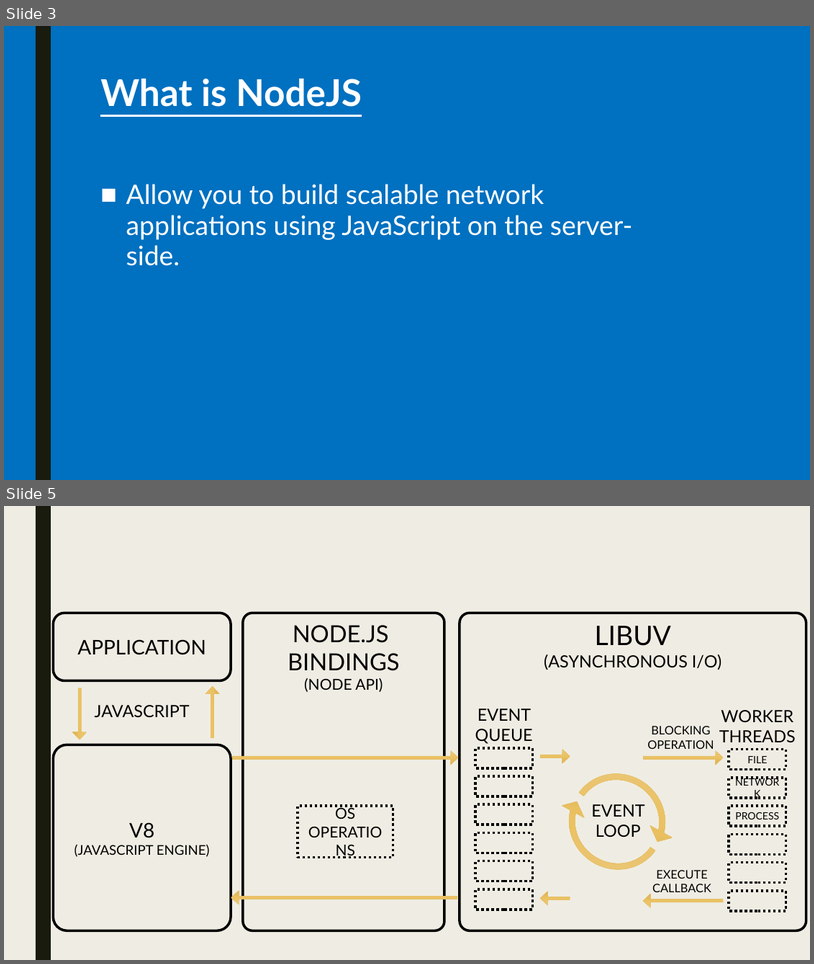
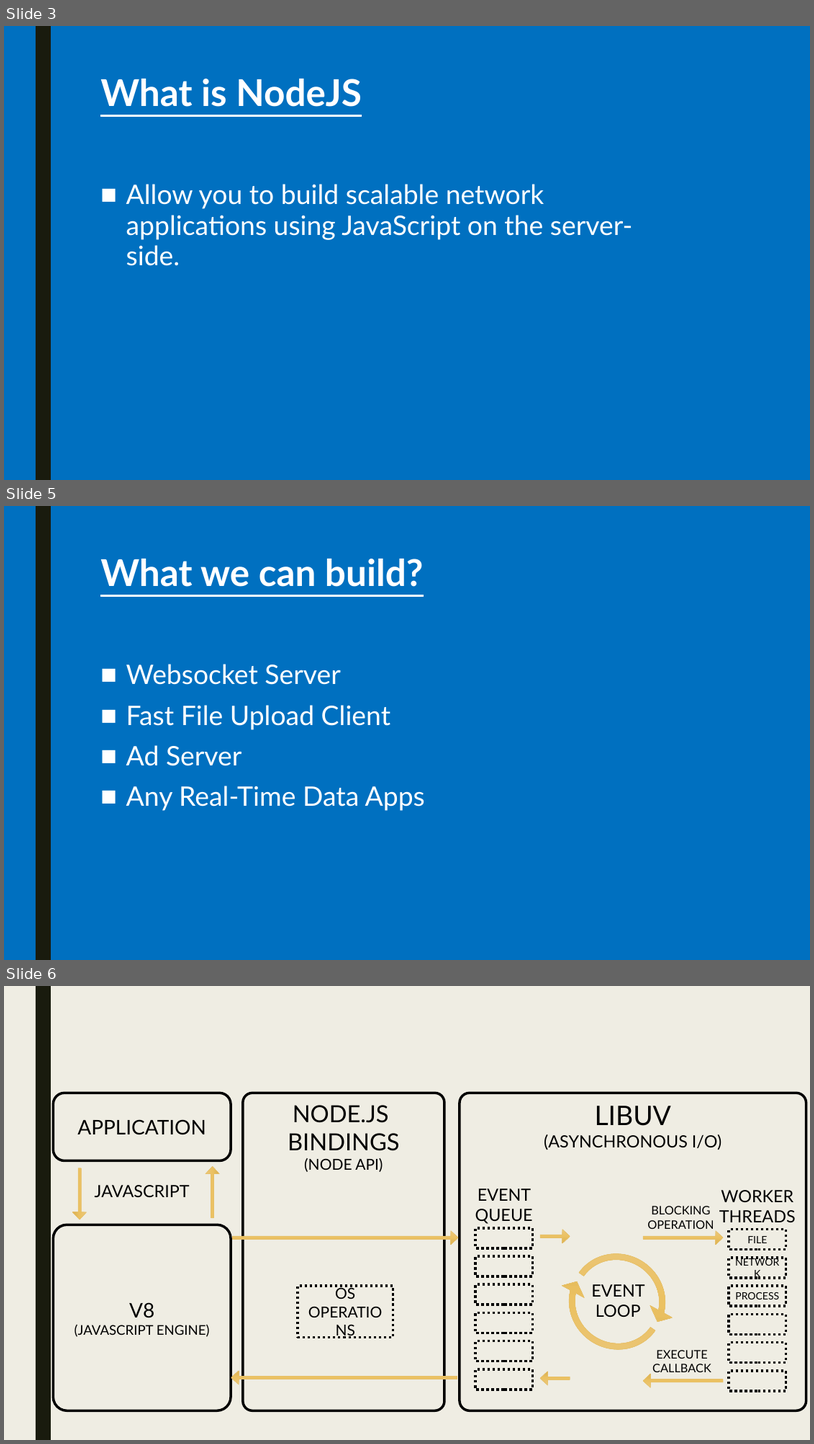
Before and after one commit to pkyurkchiev/mean-stack, a slide deck: presentations/nodeJS.pptx. Shown one above the other, each under a label of ours: slides 3 and 5 before the commit, slides 3, 5 and 6 after it; the slides between them are not shown. The pictures are 814x964 and 814x1444 pixels, drawn with LibreOffice and Linux fonts; fonts in the diff are those of the drawing. Boxes give left, top, right and bottom in pixels: in the first picture for what was removed or moved away, otherwise in the second. Text is boxed around its words. In the diff, an @@ line names an element or a change of style, - is before the commit and + after.

```diff
--- a/presentations/nodeJS.pptx
+++ b/presentations/nodeJS.pptx
@@ slide 5 added at (x1=4, y1=506, x2=810, y2=960), background #0070C0; not listed: 1 template element that a slide beside it also shows @@
@@ title added at (x1=100, y1=559, x2=424, y2=587), 44 pt, text #FFFFFF, bold, underline @@
+What we can build?
@@ text added at (x1=126, y1=664, x2=425, y2=811), 32 pt, text #FFFFFF @@
+■ Websocket Server
+■ Fast File Upload Client
+■ Ad Server
+■ Any Real-Time Data Apps
@@ what was slide 5 is now slide 6 @@
```
Also in this commit, not shown: 3 slides changed, 1 other slide added, 1 slide removed, 2 other files.
